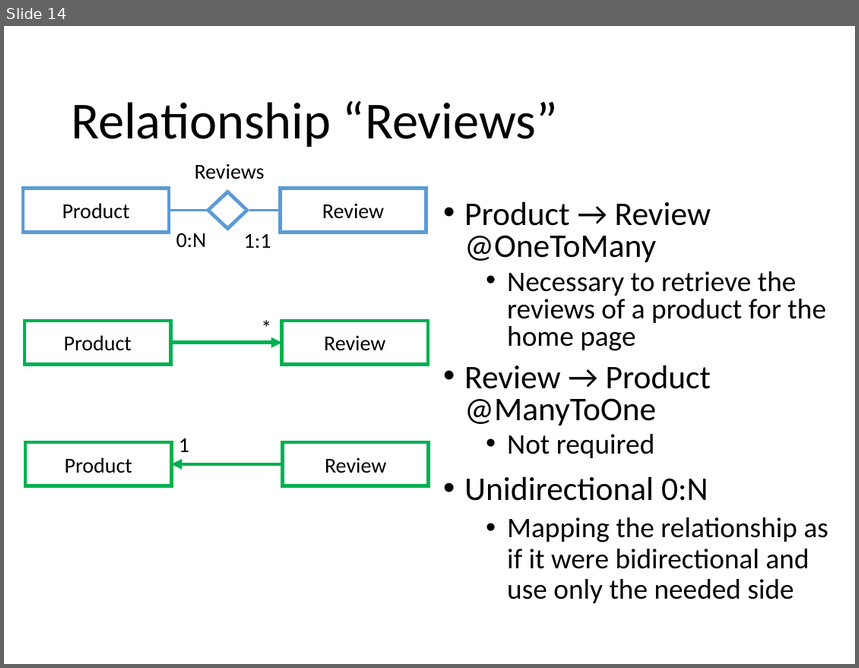
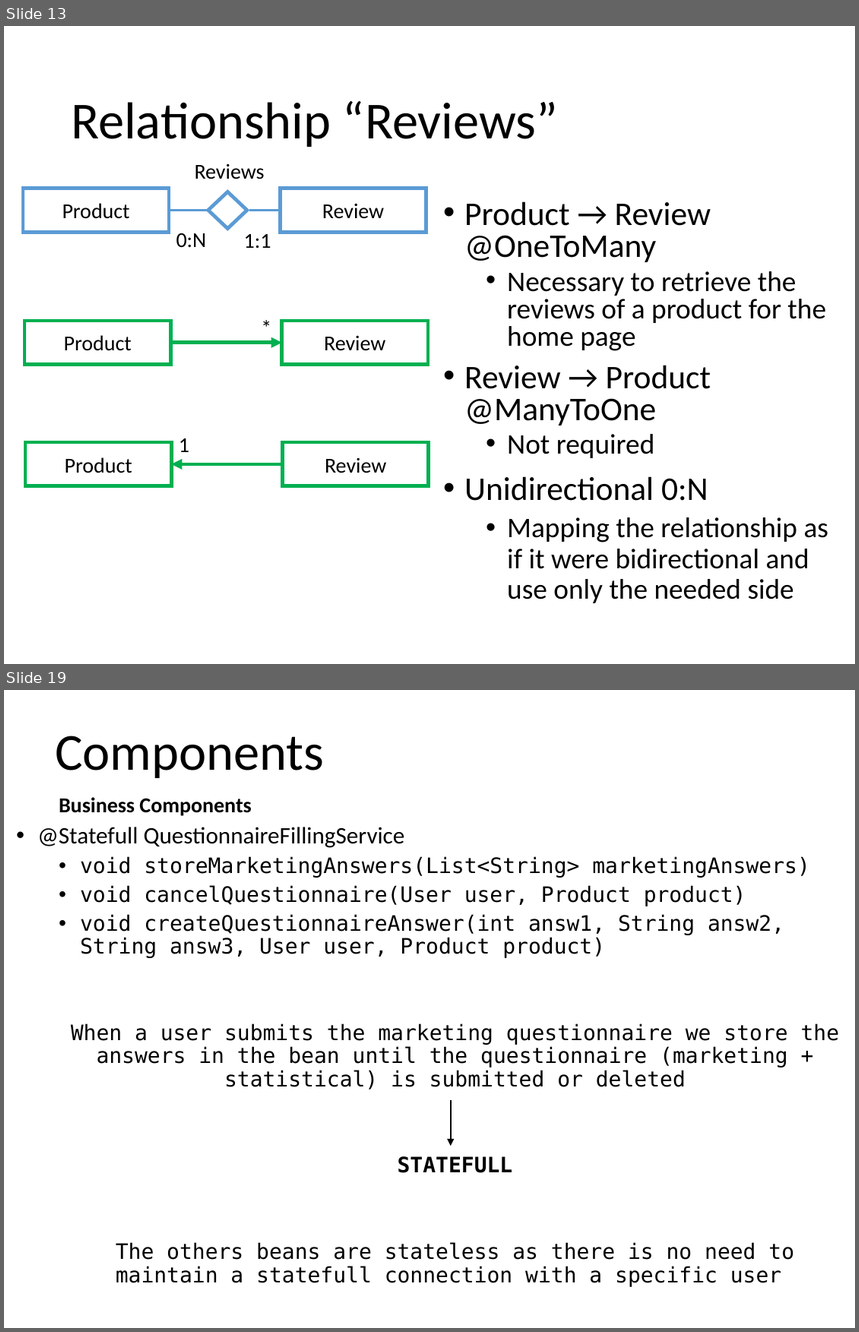
Before and after one commit to riccardo-nannini/Gamified-Marketing-Application, a slide deck: DD.pptx. Shown one above the other, each under a label of ours: slide 14 before the commit, slides 13 and 19 after it; the slides between them are not shown. The pictures are 859x668 and 859x1332 pixels, drawn with LibreOffice and Linux fonts; fonts in the diff are those of the drawing. Boxes give left, top, right and bottom in pixels: in the first picture for what was removed or moved away, otherwise in the second. Text is boxed around its words. In the diff, an @@ line names an element or a change of style, - is before the commit and + after.

```diff
--- a/DD.pptx
+++ b/DD.pptx
@@ slide 19 added at [4,690,855,1328], background #FFFFFF @@
@@ title added at [55,736,324,778], 44 pt, text #000000 @@
+Components
@@ text added at [37,797,840,1287], 18 pt, text #000000 @@
+Business Components
+  • @Statefull QuestionnaireFillingService
+    • void storeMarketingAnswers(List<String> marketingAnswers)
+    • void cancelQuestionnaire(User user, Product product)
+    • void createQuestionnaireAnswer(int answ1, String answ2, String answ3, User user, Product product)
+    When a user submits the marketing questionnaire we store the answers in the bean until the questionnaire (marketing + statistical) is submitted or deleted
+    STATEFULL
+    The others beans are stateless as there is no need to maintain a statefull connection with a specific user
@@ arrow added from (451, 1101) to (451, 1146), #000000 1 pt @@
@@ what was slide 14 is now slide 13 @@
```
Also in this commit, not shown: 8 slides changed, 3 other slides added, 2 slides removed, 14 other files.
